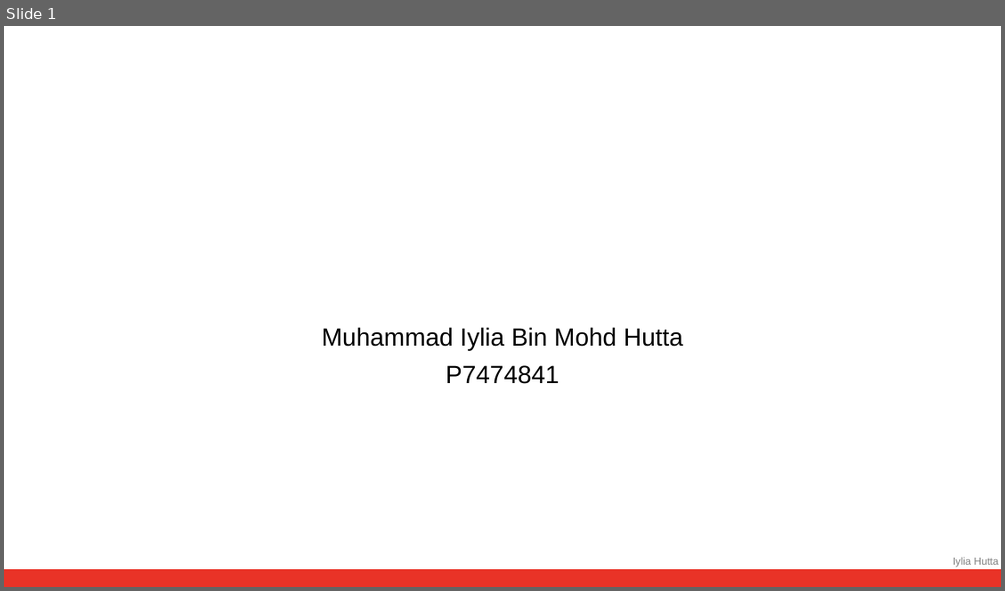
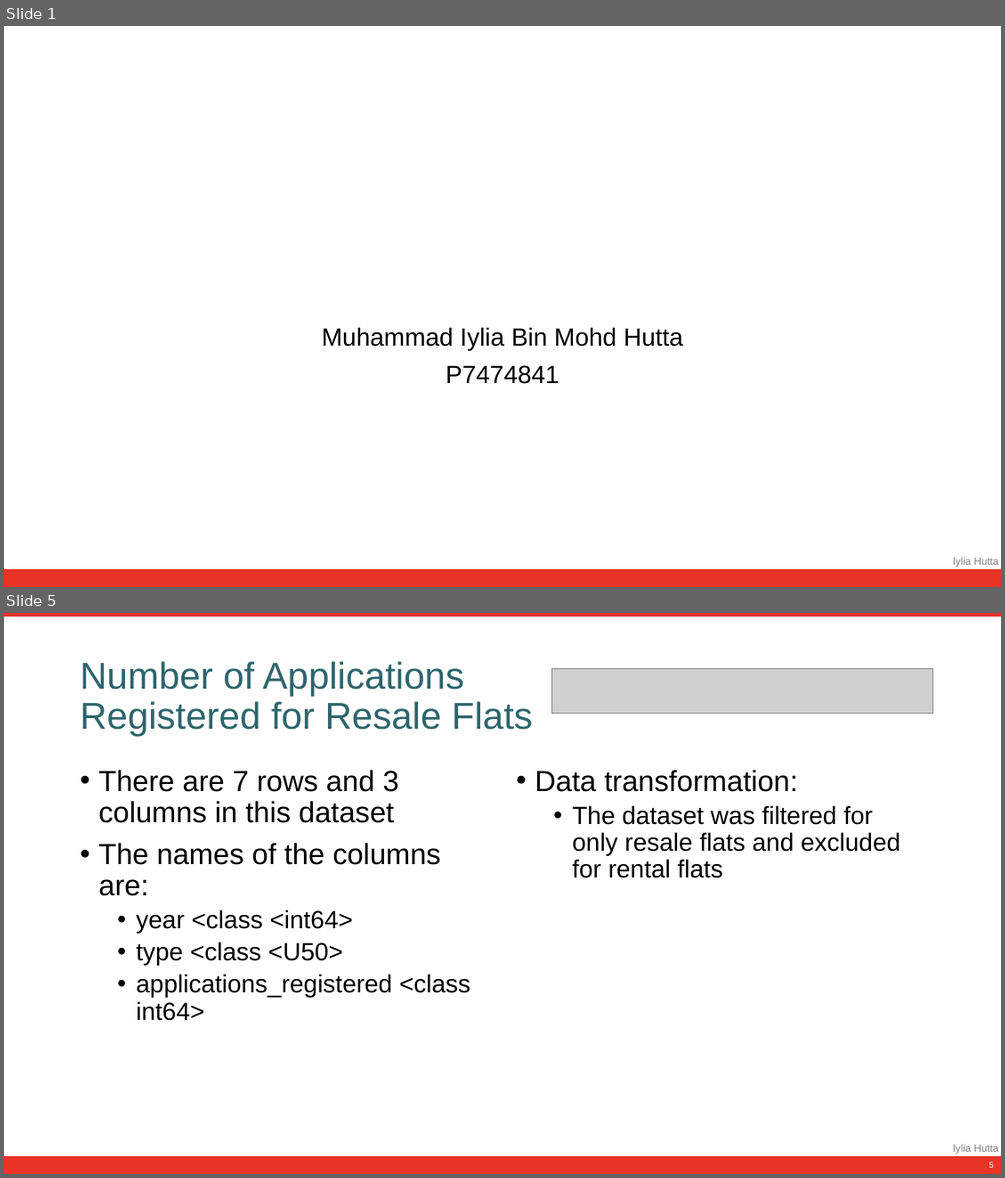
Before and after one commit to iyliahutta/Intro-to-Programming-for-DS, a slide deck: CA1/CA1 Slides.pptx. Shown one above the other, each under a label of ours: slide 1 before the commit, slides 1 and 5 after it; the slides between them are not shown. The pictures are 1005x591 and 1005x1178 pixels, drawn with LibreOffice and Linux fonts; fonts in the diff are those of the drawing; grey boxes stand for pictures. Boxes give left, top, right and bottom in pixels: in the first picture for what was removed or moved away, otherwise in the second. Text is boxed around its words. In the diff, an @@ line names an element or a change of style, - is before the commit and + after.

```diff
--- a/CA1/CA1 Slides.pptx
+++ b/CA1/CA1 Slides.pptx
@@ slide 5 added at [4,613,1001,1174], background #FFFFFF; not listed: 2 template elements that a slide beside it also shows @@
@@ rectangle added at [4,613,1001,617], fill #E93327, outline #E93327 1 pt @@
@@ title added at [80,661,533,737], 36 pt, text #2D656C @@
+Number of Applications Registered for Resale Flats
@@ picture added at [552,668,933,713] @@
@@ text added at [98,770,470,1021], 24 pt, text #000000 @@
+• There are 7 rows and 3 columns in this dataset
+• The names of the columns are:
+  • year <class <int64>
+  • type <class <U50>
+  • applications_registered <class int64>
@@ text added at [534,770,900,878], 24 pt, text #000000 @@
+• Data transformation:
+  • The dataset was filtered for only resale flats and excluded for rental flats
@@ page number added at [989,1161,994,1167], 8 pt, text #FFFFFF @@
+5
```
Also in this commit, not shown: 2 slides changed, 9 other slides added, 1 other file.
